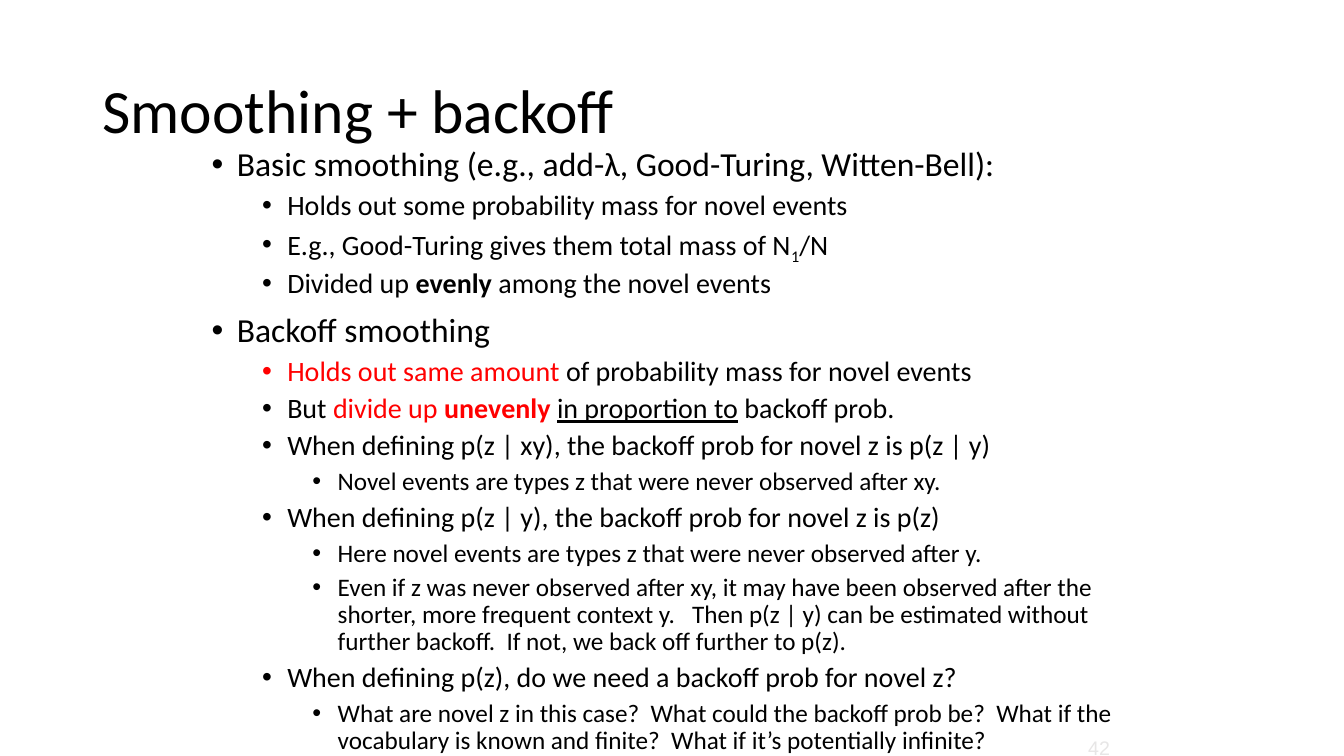
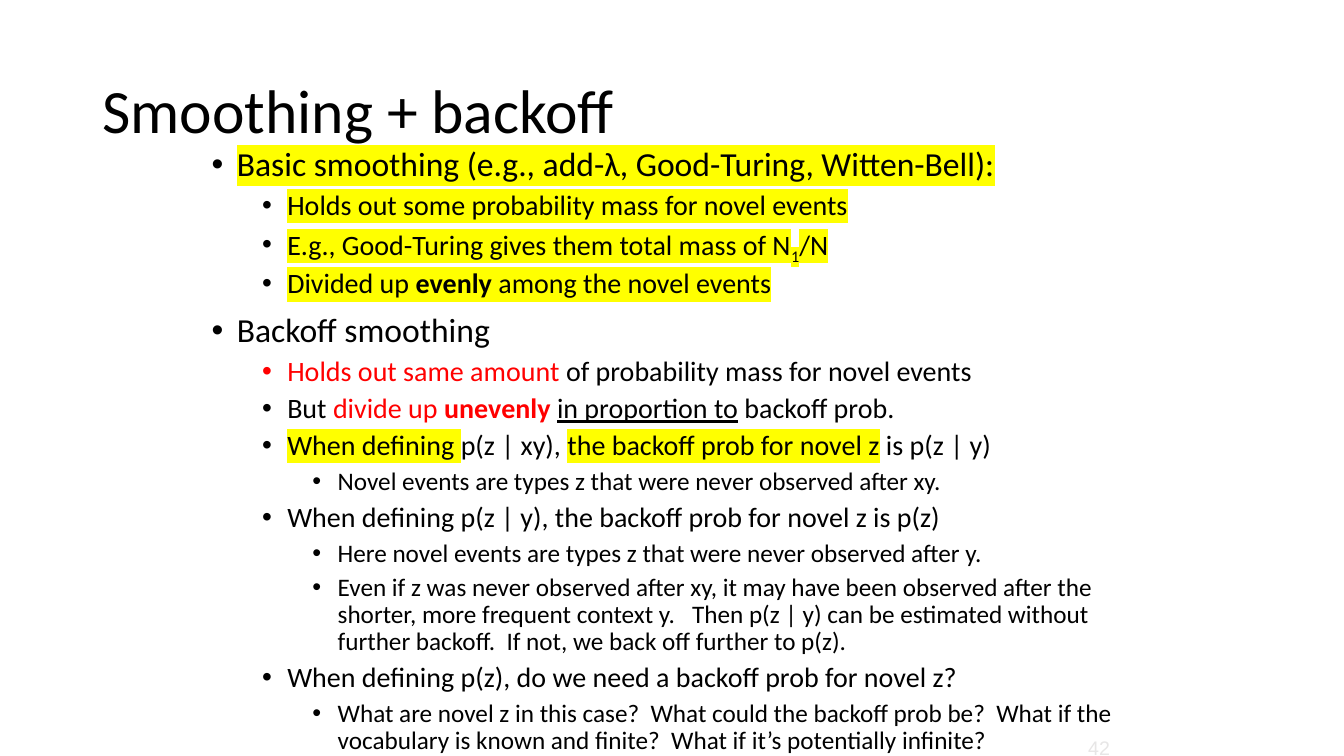
Before and after one commit to balhafni/csci_544_fa_18_slides, a slide deck: slide 42 of smoothing_0926.pptx. Drawn at 1344x756 pixels with LibreOffice and Linux fonts; fonts in the diff are those of the drawing. Boxes give left, top, right and bottom in pixels: in the first picture for what was removed or moved away, otherwise in the second. Text is boxed around its words. In the diff, an @@ line names an element or a change of style, - is before the commit and + after.

```diff
--- a/smoothing_0926.pptx
+++ b/smoothing_0926.pptx
@@ text at [237,151,994,460]: highlight none to #FFFF00 in "Basic smoothing (e.g., add-λ, Good-Turing, Witten-Bell):", "Holds out some probability mass for novel ...", "E.g., Good-Turing gives them total mass of ...", "Divided up evenly among the novel events" and 1 more places @@
```
Also in this commit, not shown: 6 other slides changed.
